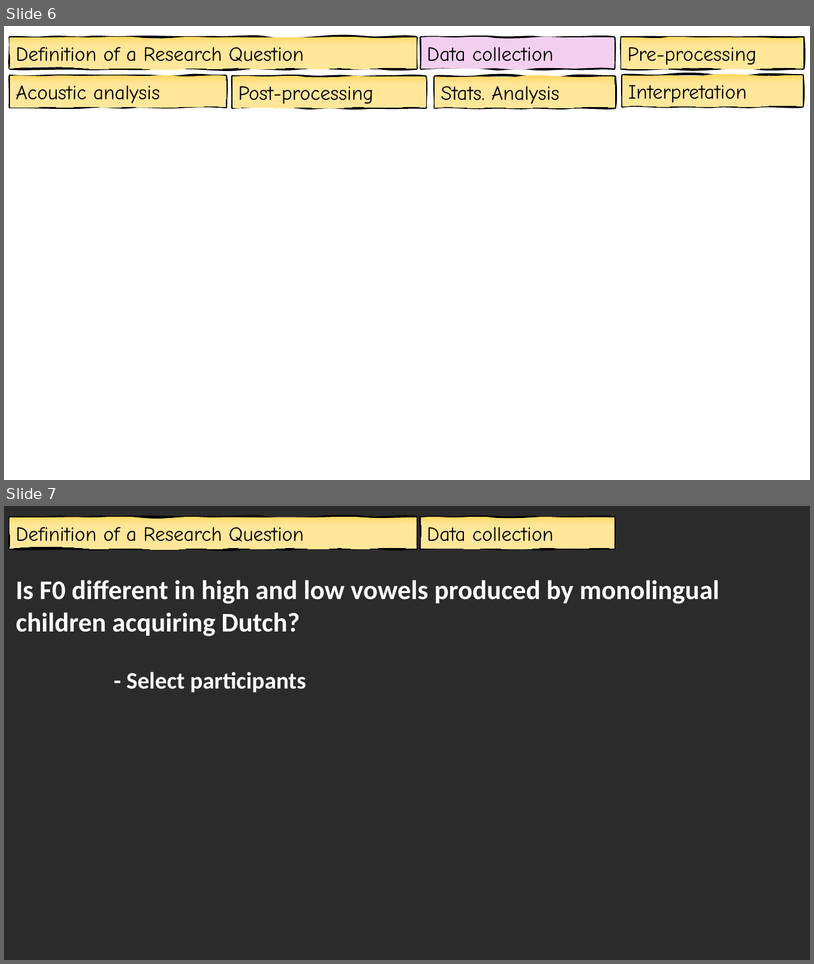
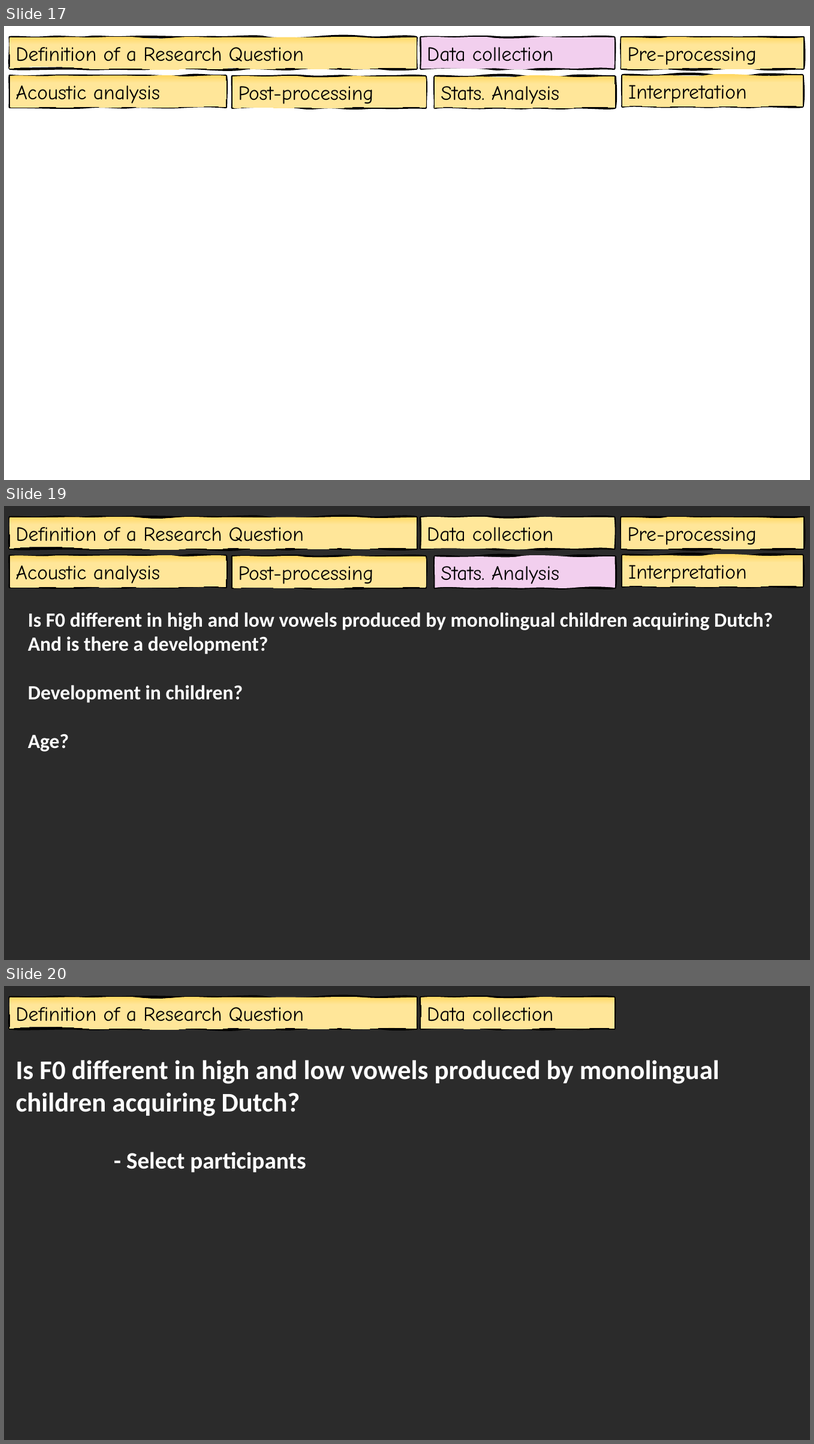
Before and after one commit to jgenette/Presentations, a slide deck: Seminar.pptx. Shown one above the other, each under a label of ours: slides 6 and 7 before the commit, slides 17, 19 and 20 after it; the slides between them are not shown. The pictures are 814x964 and 814x1444 pixels, drawn with LibreOffice and Linux fonts; fonts in the diff are those of the drawing; background and template pictures are left out; a plain dark background stands for a picture behind light text. Boxes give left, top, right and bottom in pixels: in the first picture for what was removed or moved away, otherwise in the second. Text is boxed around its words. In the diff, an @@ line names an element or a change of style, - is before the commit and + after.

```diff
--- a/Seminar.pptx
+++ b/Seminar.pptx
@@ slide 19 added at (4, 506, 810, 960), background picture (left out) @@
@@ freeform shape added at (10, 517, 417, 549), fill gradient #FFD966 to #FFE699, outline #000000 3 pt, 24 pt, text #000000 @@
+Definition of a Research Question
@@ freeform shape added at (422, 517, 615, 549), fill #FFE79A, outline #000000 3 pt, 24 pt, text #000000 @@
+Data collection
@@ freeform shape added at (622, 517, 804, 549), fill gradient #FFD966 to #FFE699, outline #000000 3 pt, 24 pt, text #000000 @@
+Pre-processing
@@ freeform shape added at (10, 556, 227, 586), fill gradient #FFD966 to #FFE699, outline #000000 3 pt, 24 pt, text #000000 @@
+Acoustic analysis
@@ freeform shape added at (233, 556, 426, 587), fill gradient #FFD966 to #FFE699, outline #000000 3 pt, 24 pt, text #000000 @@
+Post-processing
@@ freeform shape added at (435, 556, 615, 587), fill #F2CFEE, outline #000000 3 pt, 24 pt, text #000000 @@
+Stats. Analysis
@@ freeform shape added at (623, 555, 803, 586), fill gradient #FFD966 to #FFE699, outline #000000 3 pt, 24 pt, text #000000 @@
+Interpretation
@@ text added at (28, 612, 773, 751), 24 pt, text #FFFFFF, bold @@
+Is F0 different in high and low vowels produced by monolingual children acquiring Dutch? And is there a development?
+Development in children?
+Age?
@@ what was slide 6 is now slide 17 @@
@@ what was slide 7 is now slide 20 @@
```
Also in this commit, not shown: 3 slides changed, 13 other slides added, 1 slide removed, 9 other files.
